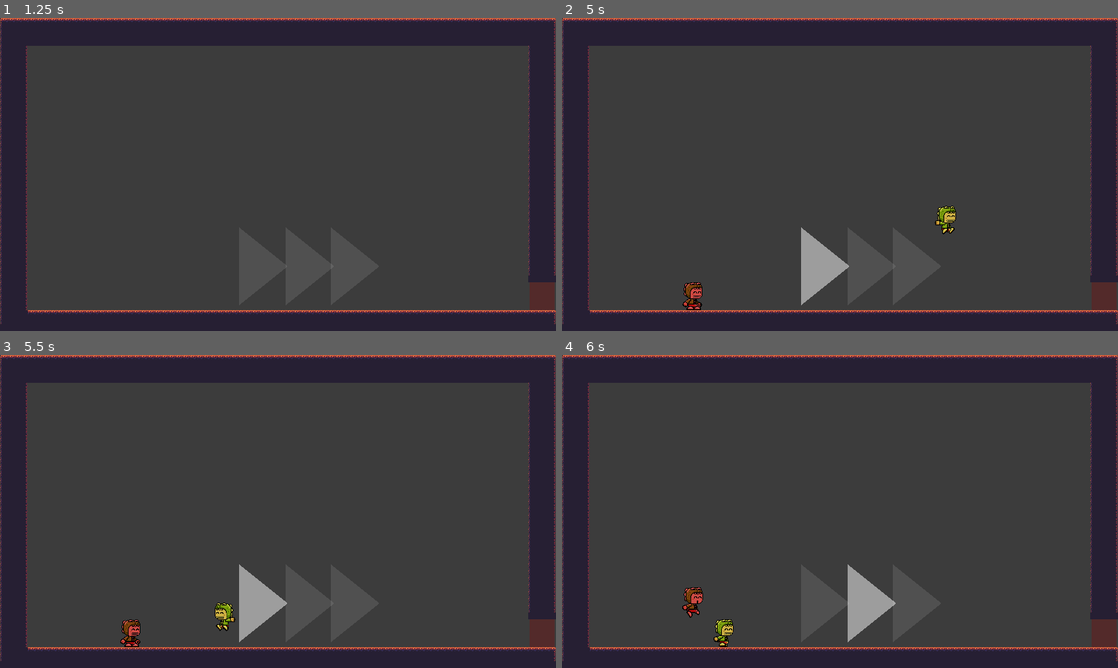
Above: before the commit, frames 1-4 (two rows, left to right).
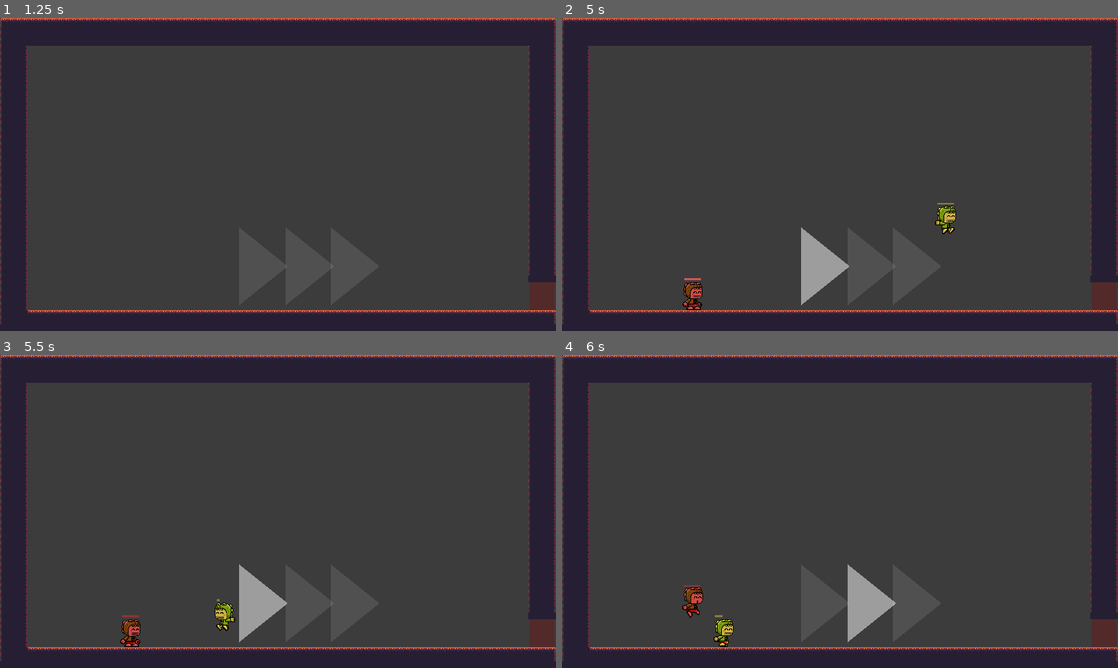
Above: after the commit, the same moments.

Repository: codemonsters/racekombat
Game: Godot game, scene res://Game.tscn
Two runs of this game, one before a commit and one after it. Both use one fixed random seed, a clock stepped at 60 frames per second and the inputs below.
Inputs (mouse positions are in pixels of both pictures, inside the frame that each line leads up to):
- Up to frame 1 (1.25 s): click "PLAY" at 0.5 s
- Up to frame 2 (5 s): tap Enter at 1.25 s; move the mouse to (962, 158) at 1.27 s; hold D 1.28-2.78 s; tap V at 1.35, 4.35 s; tap W at 1.52, 2.27, 3.77, 4.52 s; move the mouse to (728, 190) at 2.02 s; tap B at 2.1 s; move the mouse to (895, 105) at 2.77 s; hold A 2.78-3.53 s; tap N at 2.85 s; move the mouse to (812, 237) at 3.52 s; hold D from 3.53 s (still down); tap M at 3.6 s; move the mouse to (1006, 221) at 4.27 s
- Up to frame 3 (5.5 s): move the mouse to (111, 464) at 5.02 s; release D at 5.03 s; hold A from 5.03 s (still down); tap B at 5.1 s; tap W at 5.27 s
- Up to frame 4 (6 s): move the mouse to (867, 511) at 5.77 s; release A at 5.78 s; hold D from 5.78 s (still down); tap N at 5.85 s

Frame 1 is identical in both runs. In frame 2, less than 0.1% of the frame differs, in the area x 22-71%, y 59-84%; in frame 3, less than 0.1%; in frame 4, less than 0.1%.

Commit message:
Añadida barra del dash para saber cuando está listo También se ha movido el archivo Dead.gd a la carpeta States

Diff:
--- a/server/screens/game/player/Player.gd
+++ b/server/screens/game/player/Player.gd
@@ -14,6 +14,9 @@
 var input_direction_x := 0.0
 var input_direction_y := 0.0
 
+
+func _ready():
+	_start_dash_tween()
 
 
 func _handle_input(action, is_pressed):
@@ -55,4 +58,20 @@
 func _dash():
 	if $DashCountdown.is_stopped():
 		$DashCountdown.start()
+		_start_dash_tween()
+		$"Dash Bar".color = Color("ab9f9f")
 		$"Player SM".transitionTo("Dash")
+
+
+func _start_dash_tween():
+	$"Dash Tween".interpolate_property($"Dash Bar", "rect_size:x",
+		0, 48, $DashCountdown.wait_time,
+		Tween.TRANS_LINEAR, Tween.EASE_IN
+	)
+	$"Dash Tween".start()
+
+
+func _on_Dash_Tween_tween_completed(object, key):
+	$"Dash Bar".color = Color("ffffff")
+	yield(get_tree().create_timer(0.5), "timeout")
+	$"Dash Bar".color = Color("ab9f9f")
--- a/server/screens/game/player/Player.tscn
+++ b/server/screens/game/player/Player.tscn
@@ -14,7 +14,7 @@
 [ext_resource path="res://assets/crocodile/jump fall/frame.png" type="Texture" id=12]
 [ext_resource path="res://assets/crocodile/run/frame-4.png" type="Texture" id=13]
 [ext_resource path="res://screens/game/player/states/Dash.gd" type="Script" id=14]
-[ext_resource path="res://screens/game/player/Dead.gd" type="Script" id=15]
+[ext_resource path="res://screens/game/player/states/Dead.gd" type="Script" id=15]
 
 [sub_resource type="SpriteFrames" id=1]
 animations = [ {
@@ -81,3 +81,17 @@
 wait_time = 2.0
 one_shot = true
 autostart = true
+
+[node name="Dash Tween" type="Tween" parent="."]
+
+[node name="Dash Bar" type="ColorRect" parent="."]
+margin_left = -24.0
+margin_top = -50.0
+margin_right = 24.0
+margin_bottom = -45.0
+color = Color( 0.670588, 0.623529, 0.623529, 1 )
+__meta__ = {
+"_edit_use_anchors_": false
+}
+
+[connection signal="tween_completed" from="Dash Tween" to="." method="_on_Dash_Tween_tween_completed"]
Renamed: server/screens/game/player/Dead.gd -> server/screens/game/player/states/Dead.gd
